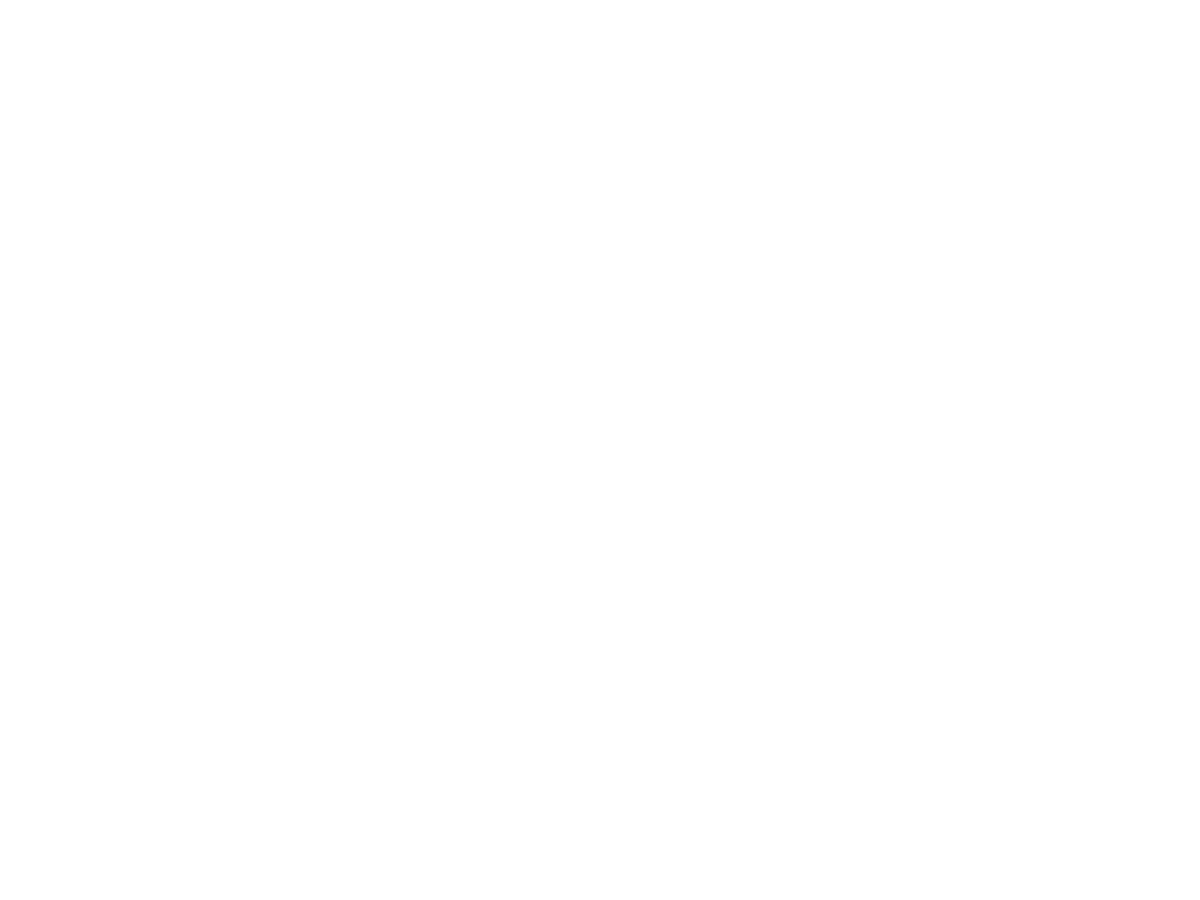
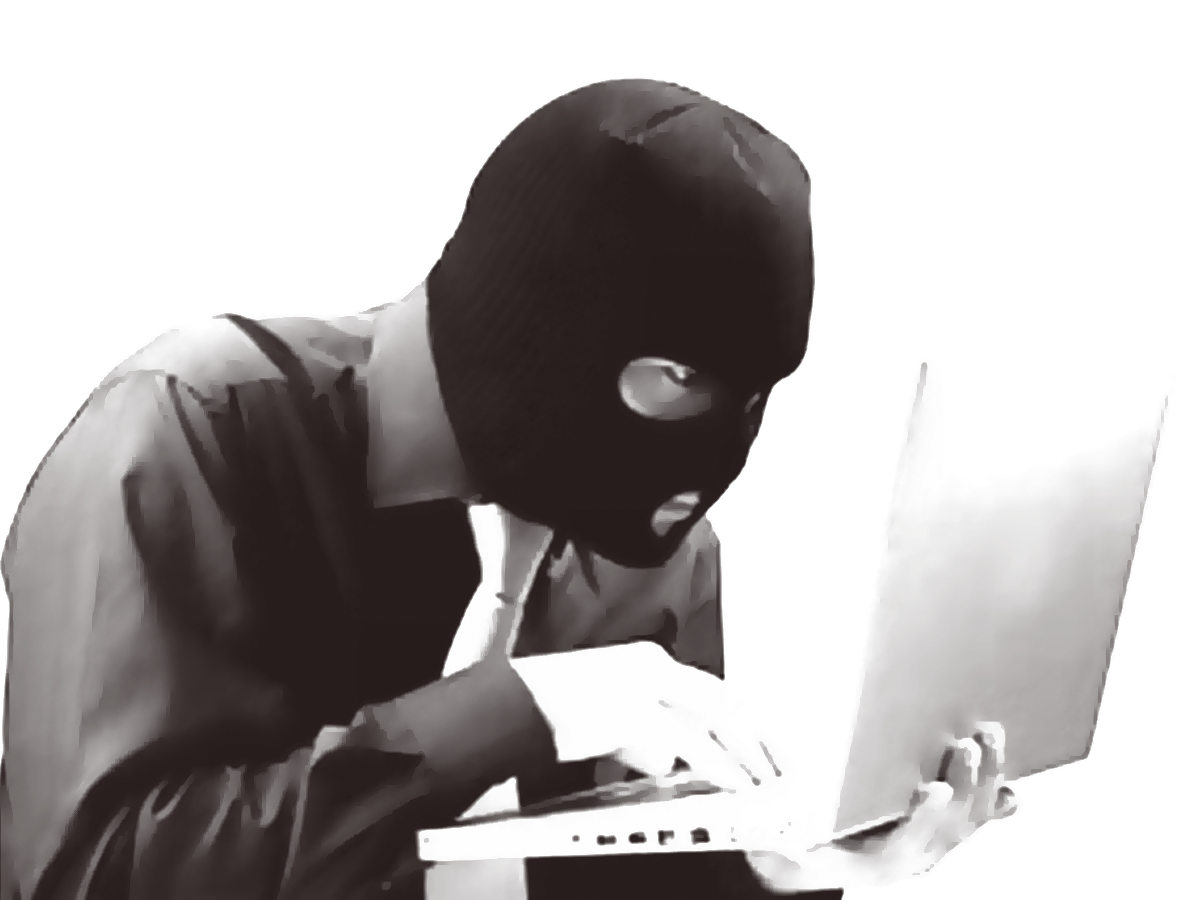
Layers edited between the first and the second 1200x900 image:
painted on "image_color" over [0, 77, 1171, 900]
painted on "image_back" over [0, 77, 1171, 900]
